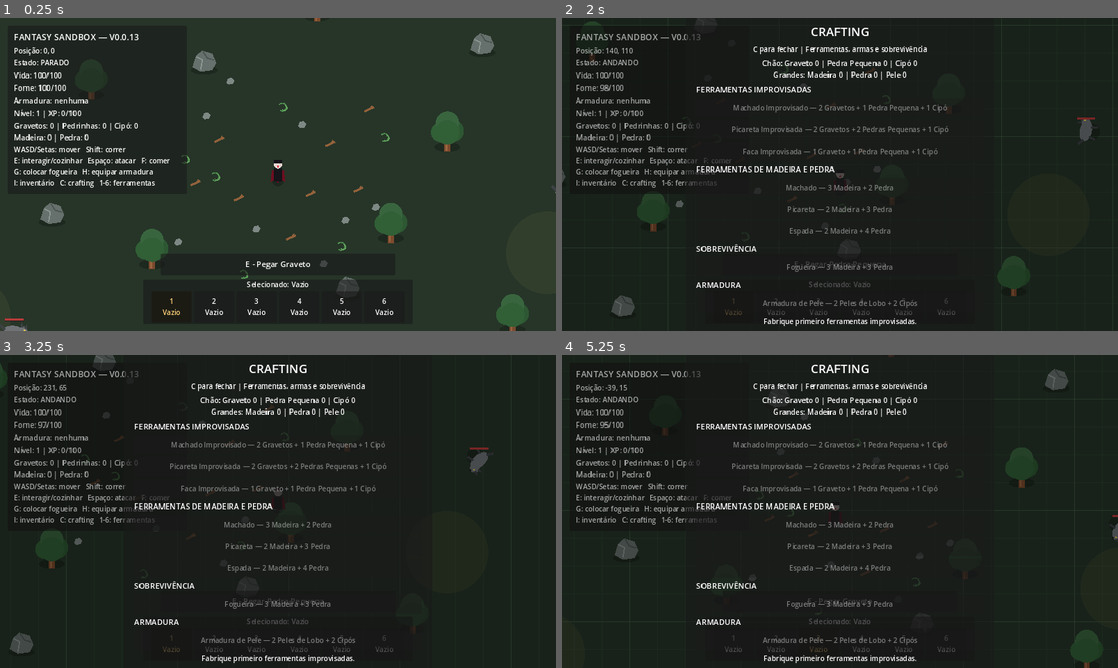
Above: before the commit, frames 1-4 (two rows, left to right).
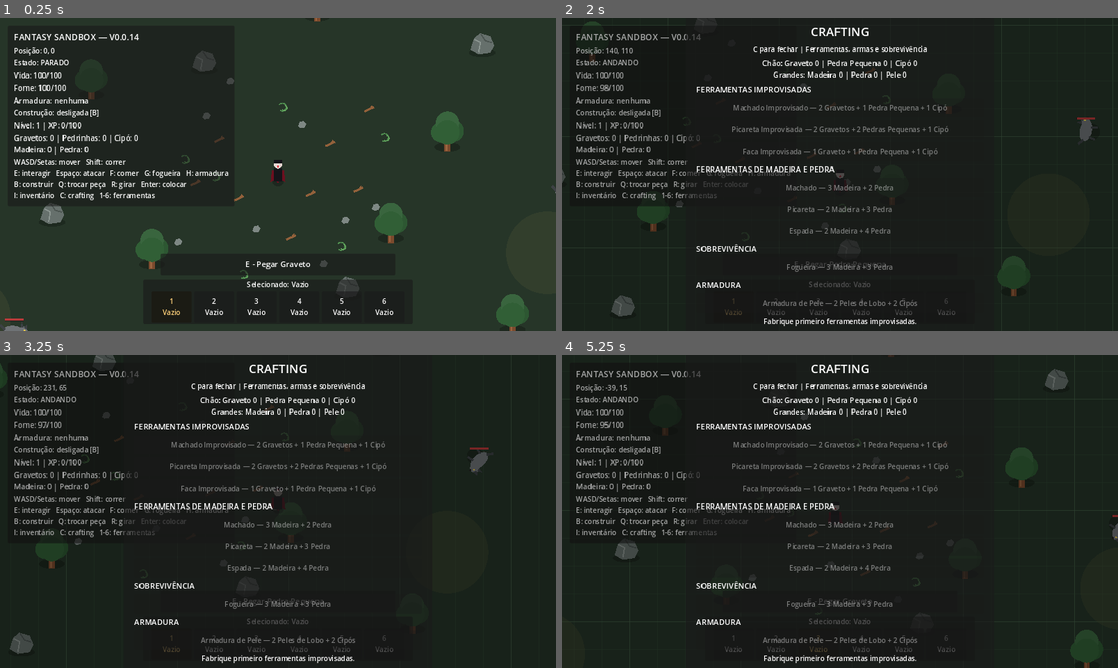
Above: after the commit, the same moments.

Repository: janduyankiingles-ops/Fantasy-Sandbox
Game: Godot game, scene res://scenes/main.tscn
The game is run twice, just before and just after one commit, with the same random seed, the same clock (stepped at 60 frames per second) and the same inputs.
Inputs:
- Up to frame 1 (0.25 s): no input
- Up to frame 2 (2 s): tap Enter at 0.5 s; hold D 0.53-1.28 s; tap I at 0.6 s; tap Space at 0.77, 1.52 s; hold S from 1.28 s (still down); tap C at 1.35 s
- Up to frame 3 (3.25 s): release S at 2.03 s; hold D 2.03-2.78 s; tap G at 2.1 s; hold W from 2.78 s (still down); tap H at 2.85 s; tap Space at 3.02 s
- Up to frame 4 (5.25 s): release W at 3.53 s; hold A 3.53-5.03 s; tap 1 at 3.6 s; tap Space at 3.77, 4.52 s; tap 2 at 4.35 s; hold S from 5.03 s (still down); tap 3 at 5.1 s

The runs differ from the first frame. In frame 1, 2.6% of the frame differs, in the area x 2-43%, y 5-61%; in frame 2, 2.1%; in frame 3, 2.1%; in frame 4, 2.0%.

Commit message:
v0.0.14: add building system and HUD controls

Diff:
--- a/scenes/main.tscn
+++ b/scenes/main.tscn
@@ -7,6 +7,7 @@
 [ext_resource type="PackedScene" path="res://scenes/hotbar_ui.tscn" id="5_hotbar"]
 [ext_resource type="PackedScene" path="res://scenes/crafting_ui.tscn" id="6_crafting"]
 [ext_resource type="PackedScene" path="res://scenes/wolf.tscn" id="7_wolf"]
+[ext_resource type="Script" path="res://scripts/building_system.gd" id="8_building"]
 
 [node name="Main" type="Node2D"]
 script = ExtResource("1_main")
@@ -29,13 +30,16 @@
 position = Vector2(520, -560)
 z_index = 4
 
+[node name="BuildingSystem" type="Node2D" parent="."]
+script = ExtResource("8_building")
+
 [node name="HUD" type="CanvasLayer" parent="."]
 
 [node name="Panel" type="PanelContainer" parent="HUD"]
 offset_left = 18.0
 offset_top = 18.0
 offset_right = 430.0
-offset_bottom = 330.0
+offset_bottom = 365.0
 
 [node name="Margin" type="MarginContainer" parent="HUD/Panel"]
 theme_override_constants/margin_left = 14
@@ -48,7 +52,7 @@
 
 [node name="Title" type="Label" parent="HUD/Panel/Margin/VBox"]
 theme_override_font_sizes/font_size = 20
-text = "FANTASY SANDBOX — V0.0.13"
+text = "FANTASY SANDBOX — V0.0.14"
 
 [node name="PositionLabel" type="Label" parent="HUD/Panel/Margin/VBox"]
 text = "Posição: 0, 0"
@@ -68,6 +72,10 @@
 theme_override_font_sizes/font_size = 17
 text = "Armadura: nenhuma"
 
+[node name="BuildingLabel" type="Label" parent="HUD/Panel/Margin/VBox"]
+theme_override_font_sizes/font_size = 16
+text = "Construção: desligada [B]"
+
 [node name="ProgressionLabel" type="Label" parent="HUD/Panel/Margin/VBox"]
 theme_override_font_sizes/font_size = 17
 text = "Nível: 1 | XP: 0/100"
@@ -77,7 +85,7 @@
 text = "Gravetos: 0 | Pedrinhas: 0 | Cipó: 0\nMadeira: 0 | Pedra: 0"
 
 [node name="Controls" type="Label" parent="HUD/Panel/Margin/VBox"]
-text = "WASD/Setas: mover   Shift: correr\nE: interagir/cozinhar   Espaço: atacar   F: comer\nG: colocar fogueira   H: equipar armadura\nI: inventário   C: crafting   1-6: ferramentas"
+text = "WASD/Setas: mover   Shift: correr\nE: interagir   Espaço: atacar   F: comer   G: fogueira   H: armadura\nB: construir   Q: trocar peça   R: girar   Enter: colocar\nI: inventário   C: crafting   1-6: ferramentas"
 
 [node name="InteractionPanel" type="PanelContainer" parent="HUD"]
 visible = false
Not shown: 1 places in scenes/main.tscn that only renumber resources
